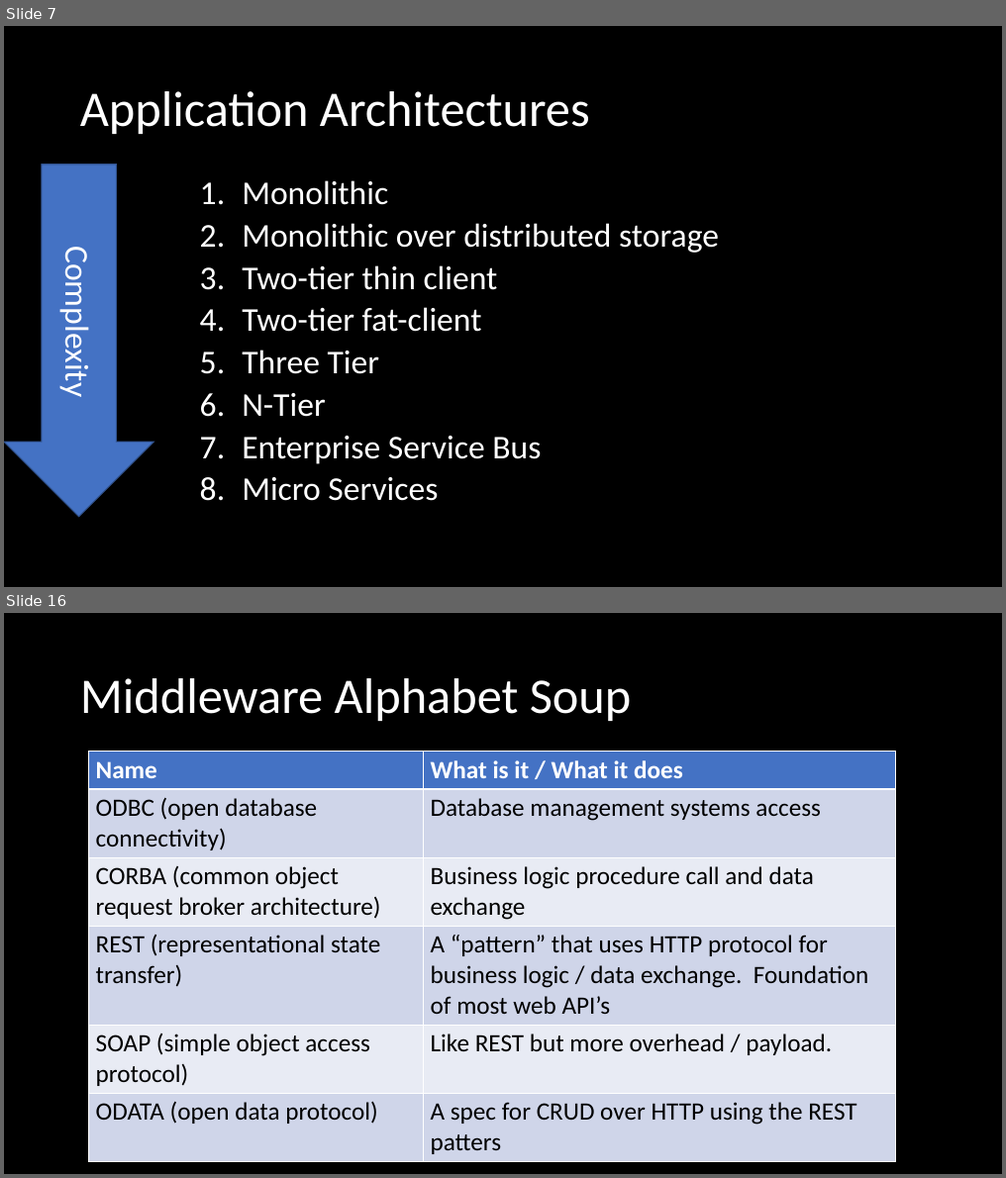
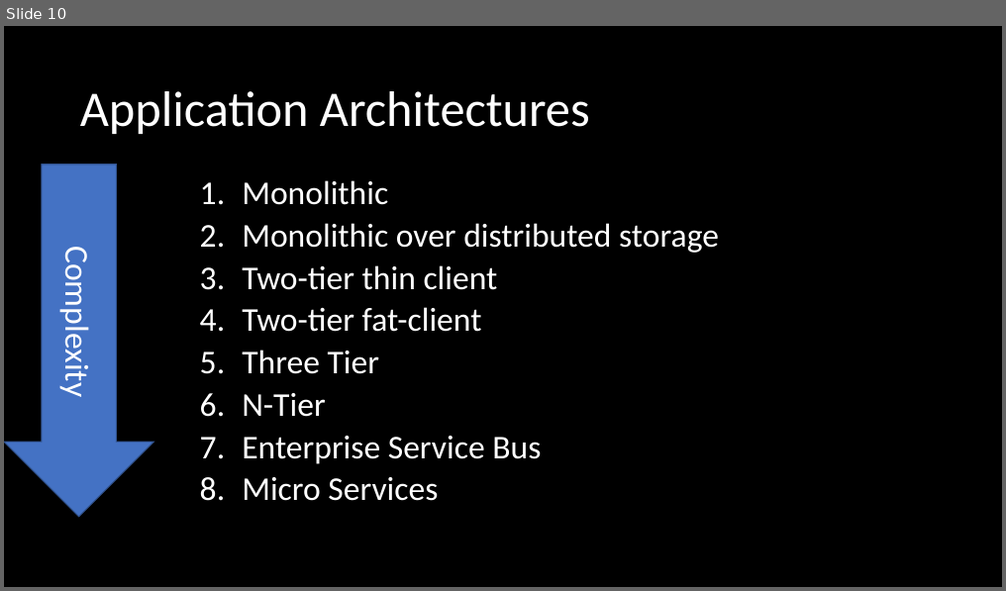
Before and after one commit to orstewar/ist346-content, a slide deck: content/09-services-application-architectures.pptx. Shown one above the other, each under a label of ours: slides 7 and 16 before the commit, slide 10 after it; the slides between them are not shown. The pictures are 1006x1178 and 1006x591 pixels, drawn with LibreOffice and Linux fonts; fonts in the diff are those of the drawing. Boxes give left, top, right and bottom in pixels: in the first picture for what was removed or moved away, otherwise in the second. Text is boxed around its words. In the diff, an @@ line names an element or a change of style, - is before the commit and + after.

```diff
--- a/content/09-services-application-architectures.pptx
+++ b/content/09-services-application-architectures.pptx
@@ slide 16 removed at [4, 613, 1002, 1174], background #000000 @@
@@ title removed at [80, 678, 632, 721] @@
-Middleware Alphabet Soup
@@ table removed at [88, 752, 896, 1158], 6 rows, 2 columns @@
-Name | What is it / What it does
-ODBC (open database connectivity) | Database management systems access
-CORBA (common object request broker architecture) | Business logic procedure call and data exchange
-REST (representational state transfer) | A “pattern” that uses HTTP protocol for business logic / data exchange. Foundation of most web API’s
-SOAP (simple object access protocol) | Like REST but more overhead / payload.
-ODATA (open data protocol) | A spec for CRUD over HTTP using the REST patters
@@ what was slide 7 is now slide 10 @@
```
Also in this commit, not shown: 5 slides changed, 4 slides added, 22 other slides removed, 2 other files.
